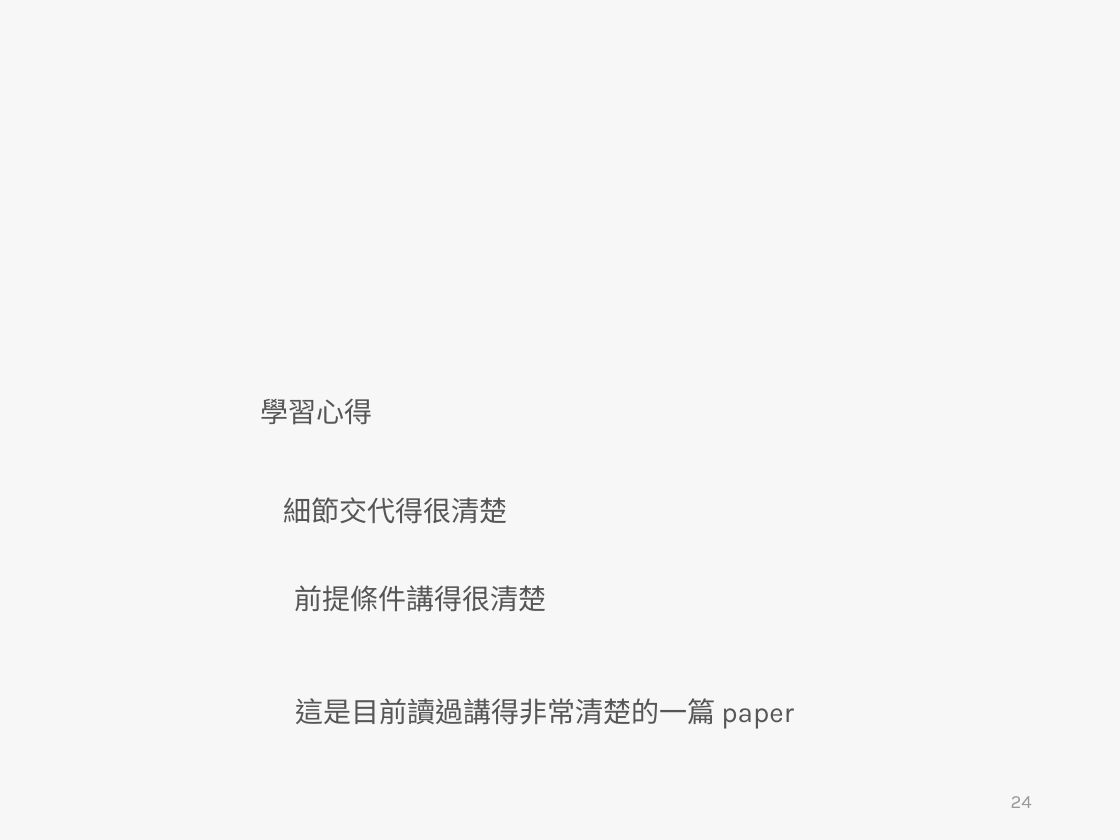
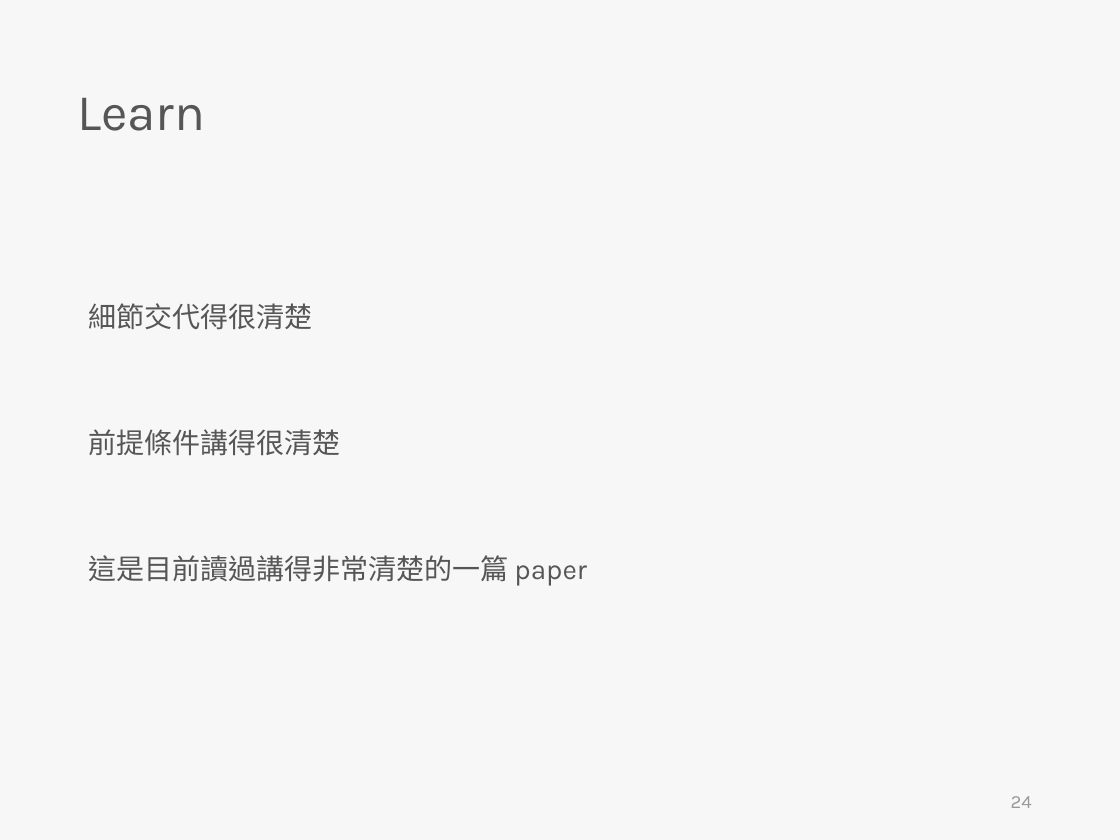
Before and after one commit to skyran1278/VbaProject, a slide deck: slide 24 of 20180126_SmartSplice/20180808_Meeting/Incremental dynamic analysis with multi-modes for seismic performance evaluation of RC bridges.pptx. Drawn at 1120x840 pixels with LibreOffice and Linux fonts; fonts in the diff are those of the drawing. Boxes give left, top, right and bottom in pixels: in the first picture for what was removed or moved away, otherwise in the second. Text is boxed around its words. In the diff, an @@ line names an element or a change of style, - is before the commit and + after.

Commit message:
paper

```diff
--- a/20180126_SmartSplice/20180808_Meeting/Incremental dynamic analysis with multi-modes for seismic performance evaluation of RC bridges.pptx
+++ b/20180126_SmartSplice/20180808_Meeting/Incremental dynamic analysis with multi-modes for seismic performance evaluation of RC bridges.pptx
@@ text added at [77, 98, 205, 131], 33 pt, text #565656 @@
+Learn
@@ text "細節交代得很清楚": place and size @@
-text "細節交代得很清楚" at [283, 497, 507, 524]
+text "細節交代得很清楚" at [88, 303, 312, 330]
@@ text removed at [260, 398, 372, 425] @@
-學習心得
@@ text "前提條件講得很清楚": place and size @@
-text "前提條件講得很清楚" at [295, 585, 547, 612]
+text "前提條件講得很清楚" at [88, 429, 340, 456]
@@ text "這是目前讀過講得非常清楚的一篇 paper": place and size @@
-text "這是目前讀過講得非常清楚的一篇 paper" at [295, 698, 794, 729]
+text "這是目前讀過講得非常清楚的一篇 paper" at [88, 555, 587, 585]
```
Also in this commit, not shown: 1 other slide changed, 5 slides added, 5 slides removed.
